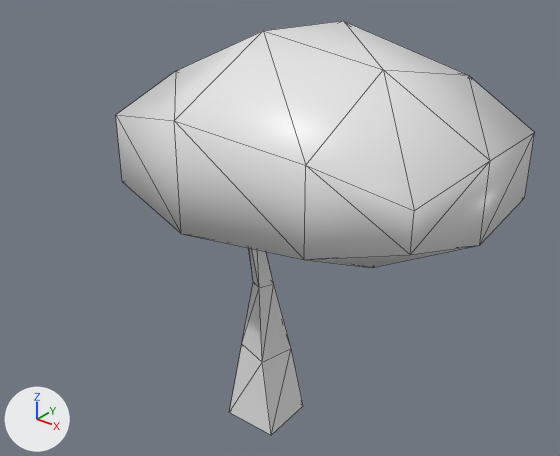
Two versions of the glTF model entities/static/foliage/12_blue_tiny-col.glb, one commit apart.
One viewpoint serves both versions: a 50 mm camera at (5.33, -6.38, 6.72) aimed at (0.06, 0.22, 2.63). Lighting does not change. The marker at lower left points along +X, +Y and +Z. The picture after the commit comes second. Mesh edges are drawn as thin lines. Vertices at exactly the same position are counted once.

Names of what the first picture shows: '12_blue_tiny-col'.
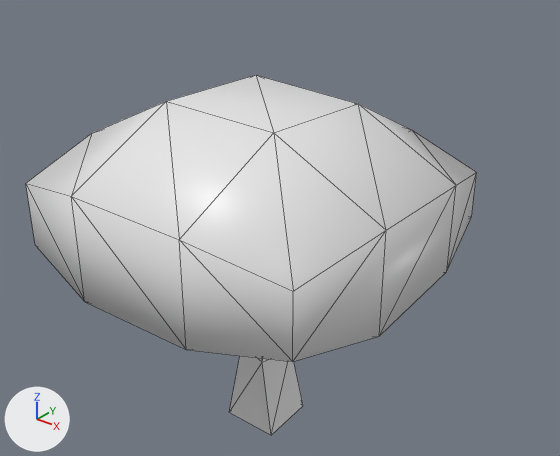
Location of each change, (x1, y1, x2, y2) in pixels of the pictures (560 x 456 px; the box of a moved part takes in the faces that stretch with it):
'12_blue_tiny-col', reshaped (8% wider, 13% shorter)
    before: (116, 21, 535, 435)
    after: (26, 75, 477, 435)
part 1 of me_cube_056, moved or reshaped
    before: (116, 21, 534, 267)
    after: (26, 75, 477, 362)

Patch to the scene script:
```diff
--- a/entities/static/foliage/12_blue_tiny-col.glb.py
+++ b/entities/static/foliage/12_blue_tiny-col.glb.py
@@ me_cube_056 @@
 # used by ob_12_blue_tiny_col; location = (0.0, 0.0, 0.0)
-me_cube_056.from_pydata(...)  # 46 vertices, 84 faces; spans x -1.36..2.68, y -1.36..2.74, z -0.02..5.01
+me_cube_056.from_pydata(...)  # 48 vertices, 88 faces; spans x -2.12..2.08, y -2.11..2.09, z -0.02..4.28
+# me_cube_056 part 1
+# 4 faces are deleted
+# 4 vertices in x -1.14..0.0, y -1.36..-1.14, z 3.14..4.36 move by (-0.75, -0.75, -0.75)
+# 26 vertices move from x -1.36..2.68, y -1.22..2.74, z 2.49..5.01 to x -2.12..2.08, y -2.09..2.09, z 1.72..4.28
+# 2 vertices are added at (1.79, 1.79, 2.71), (1.79, 1.79, 3.29)
+# 8 new faces join them
 me_cube_056.materials.append(mat_palette_color)
-me_cube_056.materials.append(mat_palette_foliage)  # white #e7e7e7
```
